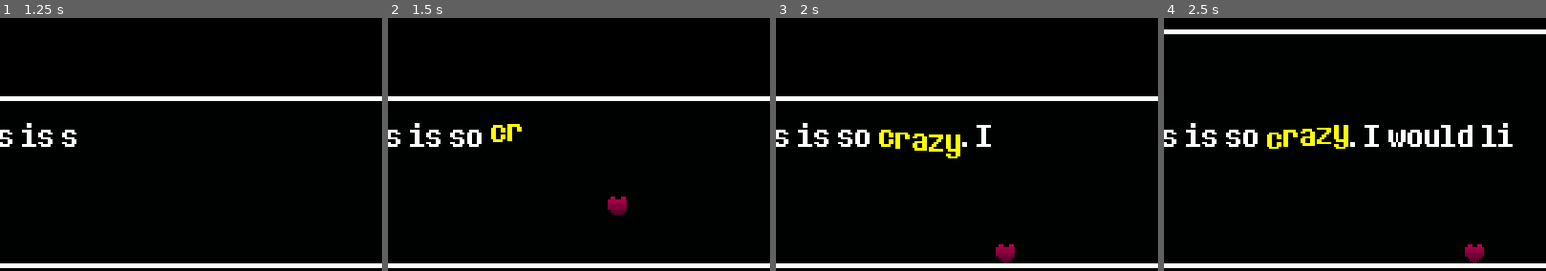
Above: before the commit, frames 1-4 (left to right).
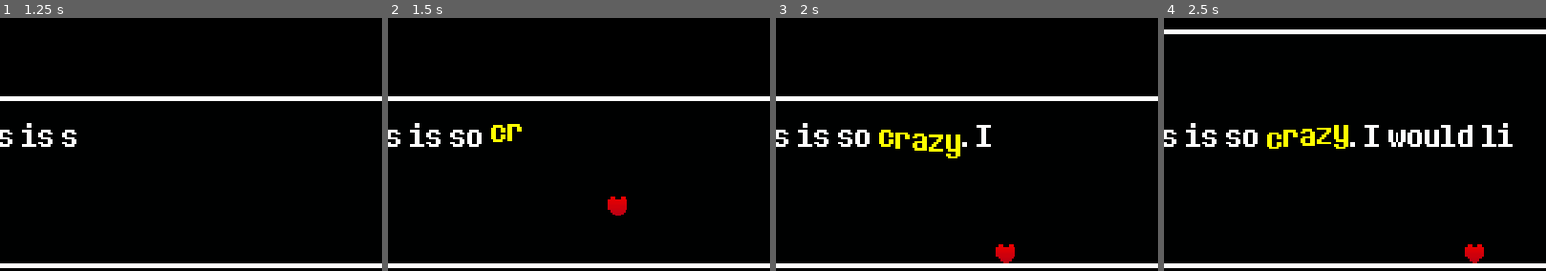
Above: after the commit, the same moments.

Repository: Kukalooka/Godotale
Game: Godot game, scene res://Scenes/fightSystem.tscn
The game is run twice, just before and just after one commit, with the same random seed, the same clock (stepped at 60 frames per second) and the same inputs.
Inputs:
- Up to frame 1 (1.25 s): hold Right (ui_right) from 0.53 s (still down); hold 1 from 0.53 s (still down)
- Up to frame 2 (1.5 s): release Right (ui_right) at 1.28 s; release 1 at 1.28 s; hold Down (ui_down) from 1.28 s (still down); tap 2 at 1.35 s
- Up to frame 3 (2 s): keep holding Down (ui_down)
- Up to frame 4 (2.5 s): release Down (ui_down) at 2.03 s; hold Right (ui_right) from 2.03 s (still down); hold 3 from 2.03 s (still down)
The pictures show only the part of the screen within x 20-70%, y 27-77%; the shares and areas given below are measured in that part.

Frame 1 is identical in both runs. In frame 2, 0.3% of the frame differs, in the area x 57-63%, y 70-79%; in frame 3, 0.3%; in frame 4, 0.3%.

Commit message:
Changed heart color slightly

Diff:
--- a/Scenes/fightSystem.tscn
+++ b/Scenes/fightSystem.tscn
@@ -31,7 +31,7 @@
 size = Vector2(7.5, 7.5)
 
 [sub_resource type="Gradient" id="Gradient_7wjyn"]
-colors = PackedColorArray(0.244489, 3.60981e-07, 0.14307, 1, 0.722059, 0, 0.288363, 1)
+colors = PackedColorArray(0.707246, 0, 0.0864668, 1, 0.929751, 0.000551915, 0.000301106, 1)
 
 [sub_resource type="GradientTexture1D" id="GradientTexture1D_3caef"]
 gradient = SubResource("Gradient_7wjyn")
